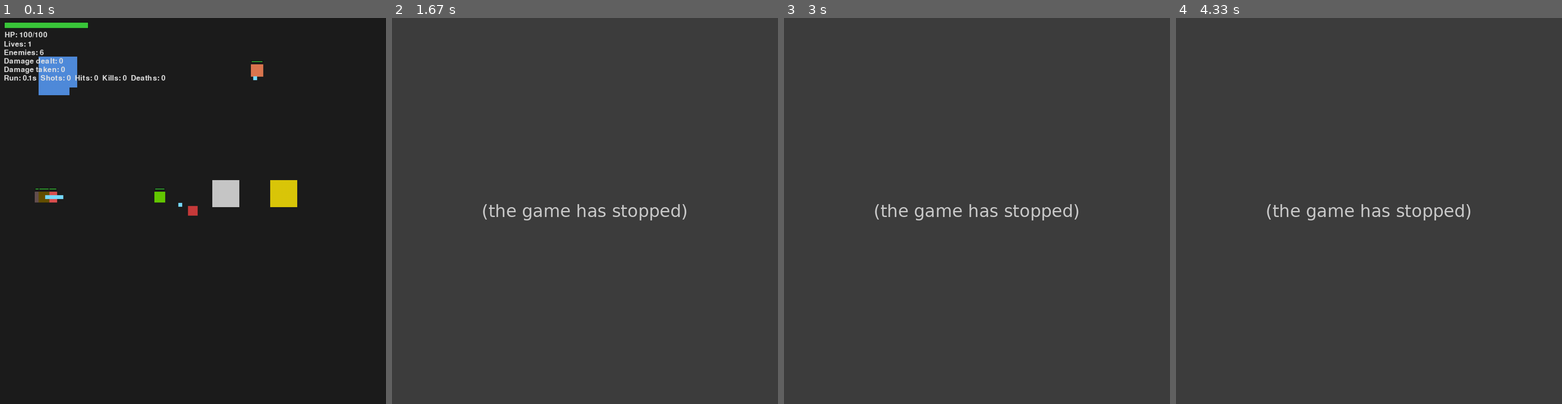
Above: before the commit, frames 1-4 (left to right).
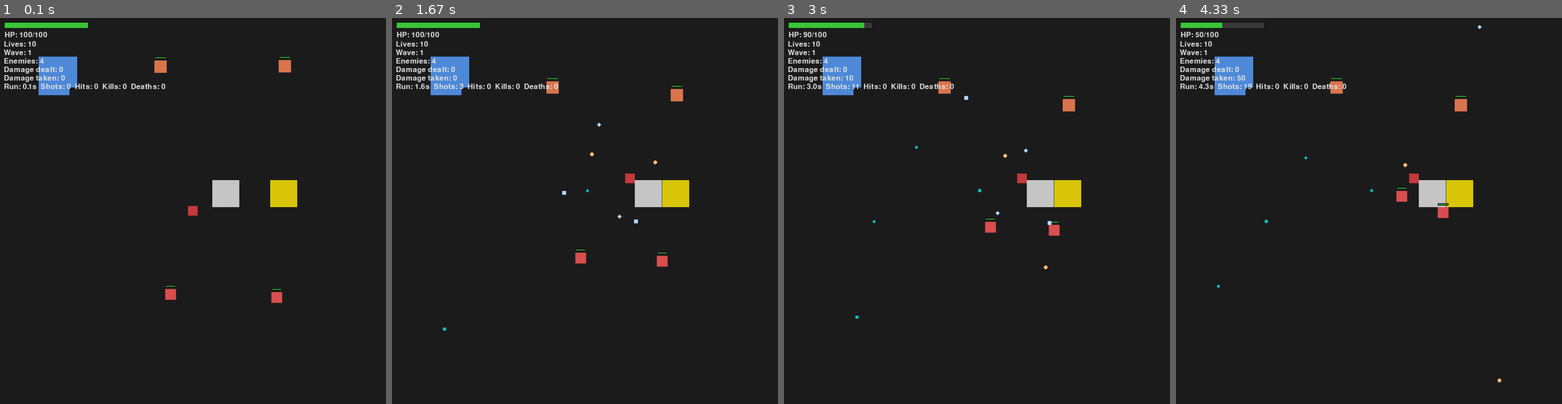
Above: after the commit, the same moments.

Repository: t-b-341/python-project---gpt_cursor-assisted
Game: pygame game, started from game.py
Same seed, same stepped clock (60 frames per second), same inputs: the game is played once before the commit and once after it.
Inputs (mouse positions are in pixels of both pictures, inside the frame that each line leads up to):
- Up to frame 1 (0.1 s): no input
- Up to frame 2 (1.67 s): hold D 0.33-0.8 s; press the mouse at (480, 222) at 0.87 s; move the mouse to (588, 234) at 0.97 s; release the mouse at (700, 249) at 1.1 s; hold W 1.17-1.47 s; move the mouse to (442, 218) at 1.2 s; press the mouse at (480, 222) at 1.53 s; move the mouse to (527, 183) at 1.63 s
- Up to frame 3 (3 s): release the mouse at (965, 145) at 1.77 s; press the mouse at (872, 222) at 1.87 s; move the mouse to (907, 268) at 1.97 s; release the mouse at (946, 311) at 2.1 s; press the mouse at (872, 222) at 2.2 s; move the mouse to (996, 199) at 2.3 s; release the mouse at (1115, 180) at 2.43 s; press the mouse at (872, 222) at 2.53 s; move the mouse to (961, 160) at 2.63 s; release the mouse at (1054, 99) at 2.77 s; press the mouse at (872, 222) at 2.87 s; move the mouse to (996, 257) at 2.97 s
- Up to frame 4 (4.33 s): release the mouse at (1511, 288) at 3.1 s; press the mouse at (1264, 222) at 3.2 s; move the mouse to (1287, 272) at 3.3 s; release the mouse at (1311, 322) at 3.43 s; press the mouse at (1264, 222) at 3.53 s; move the mouse to (1280, 257) at 3.63 s; release the mouse at (1299, 292) at 3.77 s; press the mouse at (1264, 222) at 3.87 s; move the mouse to (1334, 160) at 3.97 s; release the mouse at (1403, 102) at 4.1 s; press the mouse at (1264, 222) at 4.2 s; move the mouse to (1330, 249) at 4.3 s

The runs differ from the first frame. In frame 1, 1.7% of the frame differs, in the area x 1-76%, y 6-74%; in frame 2, 100%, in the area x 0-100%, y 0-100%; in frame 3, 100%; in frame 4, 100%.
Before the commit the program exited at 1.28 s; later frames show no game.

Commit message:
cursor changes

Diff:
--- a/game.py
+++ b/game.py
@@ -1,5 +1,5 @@
 #FEATURES TO ADD
-#--------
+#--------------------------------
 #change player bullet color
 #change enemy bullet colors
 #enemy movement
@@ -8,6 +8,10 @@
 #movement direction overwrites to most recent move direction
 #player path prediction
 #different shapes for shots (circle, squares, etc., like 2hu)
+#------
+
+import math
+import random
 
 import pygame
 from datetime import datetime, timezone
@@ -63,8 +67,13 @@
 player_hp = player_max_hp
 pygame.mouse.set_visible(True)
 
-LIVES_START = 1
+LIVES_START = 10
 lives = LIVES_START
+
+# Track most recent movement keys so latest press wins on conflicts
+last_horizontal_key = None  # pygame.K_a / pygame.K_d
+last_vertical_key = None  # pygame.K_w / pygame.K_s
+last_move_velocity = pygame.Vector2(0, 0)
 
 # ----------------------------
 # World blocks
@@ -86,6 +95,8 @@
 player_shoot_cooldown = 0.12
 player_time_since_shot = 999.0
 player_bullets_color = (10, 200, 200)
+player_bullet_shapes = ["circle", "square", "diamond"]
+player_bullet_shape_index = 0
 
 # ----------------------------
 # Enemy templates + cloning
@@ -99,6 +110,9 @@
         "max_hp": 60,
         "shoot_cooldown": 0.9,
         "projectile_speed": 320,
+        "projectile_color": (180, 220, 255),
+        "projectile_shape": "square",
+        "speed": 90,
     },
     {
         "type": "heavy",
@@ -108,6 +122,9 @@
         "max_hp": 80,
         "shoot_cooldown": 1.2,
         "projectile_speed": 280,
+        "projectile_color": (255, 190, 120),
+        "projectile_shape": "circle",
+        "speed": 70,
     },
     {
         "type": "stinky",
@@ -117,6 +134,9 @@
         "max_hp": 60,
         "shoot_cooldown": 0.9,
         "projectile_speed": 320,
+        "projectile_color": (180, 220, 255),
+        "projectile_shape": "diamond",
+        "speed": 110,
     },
     {
         "type": "baka",
@@ -126,6 +146,9 @@
         "max_hp": 400,
         "shoot_cooldown": 0.1,
         "projectile_speed": 500,
+        "projectile_color": (255, 120, 180),
+        "projectile_shape": "square",
+        "speed": 150,
     },
     {
         "type": "neko neko desu",
@@ -135,6 +158,9 @@
         "max_hp": 20,
         "shoot_cooldown": 0.01,
         "projectile_speed": 500,
+        "projectile_color": (200, 255, 140),
+        "projectile_shape": "circle",
+        "speed": 160,
     },
     {
         "type": "BIG NEKU",
@@ -144,30 +170,20 @@
         "max_hp": 1000,
         "shoot_cooldown": 1,
         "projectile_speed": 700,
+        "projectile_color": (160, 200, 255),
+        "projectile_shape": "diamond",
+        "speed": 60,
     },
 
 ]
 
 
 def clone_enemies_from_templates() -> list[dict]:
-    out: list[dict] = []
-    for t in enemy_templates:
-        out.append(
-            {
-                "type": t["type"],
-                "rect": pygame.Rect(t["rect"].x, t["rect"].y, t["rect"].w, t["rect"].h),
-                "color": t["color"],
-                "hp": t["hp"],
-                "max_hp": t["max_hp"],
-                "shoot_cooldown": t["shoot_cooldown"],
-                "time_since_shot": 999.0,
-                "projectile_speed": t["projectile_speed"],
-            }
-        )
-    return out
-
-
-enemies: list[dict] = clone_enemies_from_templates()
+    # Kept for compatibility but waves use start_wave() instead.
+    return [make_enemy_from_template(t, 1.0, 1.0) for t in enemy_templates]
+
+
+enemies: list[dict] = []
 
 # ----------------------------
 # Enemy projectiles
@@ -176,6 +192,7 @@
 enemy_projectile_size = (10, 10)
 enemy_projectile_damage = 10
 enemy_projectiles_color = (200, 200, 200)
+enemy_projectile_shapes = ["circle", "square", "diamond"]
 
 # ----------------------------
 # Run counters (runs table)
@@ -195,6 +212,14 @@
 
 POS_SAMPLE_INTERVAL = 0.10
 pos_timer = 0.0
+
+# Waves / progression
+wave_number = 1
+wave_respawn_delay = 2.5  # seconds between waves
+time_to_next_wave = 0.0
+wave_active = True
+base_enemies_per_wave = 4
+max_enemies_per_wave = 24
 
 
 # ----------------------------
@@ -259,6 +284,77 @@
     return r.right < 0 or r.left > WIDTH or r.bottom < 0 or r.top > HEIGHT
 
 
+def random_spawn_position(size: tuple[int, int], max_attempts: int = 25) -> pygame.Rect:
+    """Find a spawn position not overlapping player or blocks."""
+    w, h = size
+    for _ in range(max_attempts):
+        x = random.randint(0, WIDTH - w)
+        y = random.randint(0, HEIGHT - h)
+        candidate = pygame.Rect(x, y, w, h)
+        if candidate.colliderect(player):
+            continue
+        if any(candidate.colliderect(b["rect"]) for b in blocks):
+            continue
+        return candidate
+    # fallback: top-left corner inside bounds
+    return pygame.Rect(max(0, WIDTH // 2 - w), max(0, HEIGHT // 2 - h), w, h)
+
+
+def make_enemy_from_template(t: dict, hp_scale: float, speed_scale: float) -> dict:
+    hp = int(t["hp"] * hp_scale)
+    return {
+        "type": t["type"],
+        "rect": pygame.Rect(t["rect"].x, t["rect"].y, t["rect"].w, t["rect"].h),
+        "color": t["color"],
+        "hp": hp,
+        "max_hp": hp,
+        "shoot_cooldown": t["shoot_cooldown"],
+        "time_since_shot": random.uniform(0.0, t["shoot_cooldown"]),
+        "projectile_speed": t["projectile_speed"],
+        "projectile_color": t.get("projectile_color", enemy_projectiles_color),
+        "projectile_shape": t.get("projectile_shape", "circle"),
+        "speed": t.get("speed", 80) * speed_scale,
+    }
+
+
+def log_enemy_spawns(new_enemies: list[dict]):
+    global enemies_spawned
+    for e in new_enemies:
+        enemies_spawned += 1
+        telemetry.log_enemy_spawn(
+            EnemySpawnEvent(
+                t=run_time,
+                enemy_type=e["type"],
+                x=e["rect"].x,
+                y=e["rect"].y,
+                w=e["rect"].w,
+                h=e["rect"].h,
+                hp=e["hp"],
+            )
+        )
+    telemetry.flush(force=True)
+
+
+def start_wave(wave_num: int):
+    """Spawn a new wave with scaling."""
+    global enemies, wave_active
+    enemies = []
+    hp_scale = 1.0 + 0.15 * (wave_num - 1)
+    speed_scale = 1.0 + 0.05 * (wave_num - 1)
+    count = min(base_enemies_per_wave + 2 * (wave_num - 1), max_enemies_per_wave)
+
+    spawned: list[dict] = []
+    for _ in range(count):
+        tmpl = random.choice(enemy_templates)
+        enemy = make_enemy_from_template(tmpl, hp_scale, speed_scale)
+        enemy["rect"] = random_spawn_position((enemy["rect"].w, enemy["rect"].h))
+        spawned.append(enemy)
+
+    enemies.extend(spawned)
+    log_enemy_spawns(spawned)
+    wave_active = True
+
+
 def draw_health_bar(x, y, w, h, hp, max_hp):
     hp = max(0, min(hp, max_hp))
     pygame.draw.rect(screen, (60, 60, 60), (x, y, w, h))
@@ -274,11 +370,26 @@
     screen.blit(surf, rect)
 
 
+def draw_projectile(rect: pygame.Rect, color: tuple[int, int, int], shape: str):
+    if shape == "circle":
+        pygame.draw.circle(screen, color, rect.center, rect.w // 2)
+    elif shape == "diamond":
+        cx, cy = rect.center
+        hw, hh = rect.w // 2, rect.h // 2
+        points = [(cx, cy - hh), (cx + hw, cy), (cx, cy + hh), (cx - hw, cy)]
+        pygame.draw.polygon(screen, color, points)
+    else:
+        pygame.draw.rect(screen, color, rect)
+
+
 def spawn_player_bullet_and_log():
-    global shots_fired
+    global shots_fired, player_bullet_shape_index
 
     mx, my = pygame.mouse.get_pos()
     d = vec_toward(player.centerx, player.centery, mx, my)
+
+    shape = player_bullet_shapes[player_bullet_shape_index % len(player_bullet_shapes)]
+    player_bullet_shape_index = (player_bullet_shape_index + 1) % len(player_bullet_shapes)
 
     r = pygame.Rect(
         player.centerx - player_bullet_size[0] // 2,
@@ -286,7 +397,7 @@
         player_bullet_size[0],
         player_bullet_size[1],
     )
-    player_bullets.append({"rect": r, "vel": d * player_bullet_speed})
+    player_bullets.append({"rect": r, "vel": d * player_bullet_speed, "shape": shape, "color": player_bullets_color})
     shots_fired += 1
 
     telemetry.log_shot(
@@ -315,31 +426,19 @@
             "rect": r,
             "vel": d * enemy["projectile_speed"],
             "enemy_type": enemy["type"],  # attribute damage source
+            "color": enemy.get("projectile_color", enemy_projectiles_color),
+            "shape": enemy.get("projectile_shape", "circle"),
         }
     )
 
 
 def log_enemy_spawns_for_current_wave():
-    global enemies_spawned
-    for e in enemies:
-        enemies_spawned += 1
-        telemetry.log_enemy_spawn(
-            EnemySpawnEvent(
-                t=run_time,
-                enemy_type=e["type"],
-                x=e["rect"].x,
-                y=e["rect"].y,
-                w=e["rect"].w,
-                h=e["rect"].h,
-                hp=e["hp"],
-            )
-        )
-    telemetry.flush(force=True)
+    log_enemy_spawns(enemies)
 
 
 def reset_after_death():
     global player_hp, player_time_since_shot, pos_timer
-    global enemies, player_bullets, enemy_projectiles
+    global enemies, player_bullets, enemy_projectiles, wave_number, time_to_next_wave, wave_active
 
     player_hp = player_max_hp
     player_time_since_shot = 999.0
@@ -352,15 +451,16 @@
     player_bullets.clear()
     enemy_projectiles.clear()
 
-    enemies = clone_enemies_from_templates()
-    log_enemy_spawns_for_current_wave()
+    wave_number = 1
+    time_to_next_wave = 0.0
+    start_wave(wave_number)
 
 
 # ----------------------------
 # Start run + log initial spawns
 # ----------------------------
 run_id = telemetry.start_run(run_started_at, player_max_hp)
-log_enemy_spawns_for_current_wave()
+start_wave(wave_number)
 
 
 # ----------------------------
@@ -381,6 +481,11 @@
                 running = False
 
             if event.type == pygame.KEYDOWN:
+                if event.key in (pygame.K_a, pygame.K_d):
+                    last_horizontal_key = event.key
+                if event.key in (pygame.K_w, pygame.K_s):
+                    last_vertical_key = event.key
+
                 if event.key == pygame.K_ESCAPE:
                     if state == STATE_PLAYING:
                         state = STATE_PAUSED
@@ -416,22 +521,68 @@
                         reset_after_death()
                         state = STATE_PLAYING
 
+            if event.type == pygame.KEYUP:
+                keys_now = pygame.key.get_pressed()
+                if event.key in (pygame.K_a, pygame.K_d):
+                    if last_horizontal_key == event.key:
+                        if keys_now[pygame.K_a] and not keys_now[pygame.K_d]:
+                            last_horizontal_key = pygame.K_a
+                        elif keys_now[pygame.K_d] and not keys_now[pygame.K_a]:
+                            last_horizontal_key = pygame.K_d
+                        else:
+                            last_horizontal_key = None
+                if event.key in (pygame.K_w, pygame.K_s):
+                    if last_vertical_key == event.key:
+                        if keys_now[pygame.K_w] and not keys_now[pygame.K_s]:
+                            last_vertical_key = pygame.K_w
+                        elif keys_now[pygame.K_s] and not keys_now[pygame.K_w]:
+                            last_vertical_key = pygame.K_s
+                        else:
+                            last_vertical_key = None
+
         # --- Simulation ---
         if state == STATE_PLAYING:
             # Movement
+            if not enemies and wave_active:
+                wave_active = False
+                time_to_next_wave = wave_respawn_delay
+
+            if not wave_active:
+                time_to_next_wave = max(0.0, time_to_next_wave - dt)
+                if time_to_next_wave <= 0.0:
+                    wave_number += 1
+                    start_wave(wave_number)
+
             keys = pygame.key.get_pressed()
             dx = dy = 0
-            if keys[pygame.K_a]:
-                dx -= 1
-            if keys[pygame.K_d]:
-                dx += 1
-            if keys[pygame.K_w]:
-                dy -= 1
-            if keys[pygame.K_s]:
-                dy += 1
-
-            move_x = int(dx * player_speed * dt)
-            move_y = int(dy * player_speed * dt)
+            left = keys[pygame.K_a]
+            right = keys[pygame.K_d]
+            up = keys[pygame.K_w]
+            down = keys[pygame.K_s]
+
+            if left and right:
+                dx = -1 if last_horizontal_key == pygame.K_a else 1
+            elif left:
+                dx = -1
+            elif right:
+                dx = 1
+
+            if up and down:
+                dy = -1 if last_vertical_key == pygame.K_w else 1
+            elif up:
+                dy = -1
+            elif down:
+                dy = 1
+
+            move_dir = pygame.Vector2(dx, dy)
+            if move_dir.length_squared() > 0:
+                move_dir = move_dir.normalize()
+                last_move_velocity = move_dir * player_speed
+            else:
+                last_move_velocity = pygame.Vector2(0, 0)
+
+            move_x = int(last_move_velocity.x * dt)
+            move_y = int(last_move_velocity.y * dt)
 
             # Shooting
             if pygame.mouse.get_pressed(3)[0] and player_time_since_shot >= player_shoot_cooldown:
@@ -439,6 +590,28 @@
                 player_time_since_shot = 0.0
 
             move_player_with_push(player, move_x, move_y, blocks)
+
+            block_rects = [b["rect"] for b in blocks]
+            for e in enemies:
+                dir_vec = vec_toward(e["rect"].centerx, e["rect"].centery, player.centerx, player.centery)
+                move_vec = dir_vec * e["speed"] * dt
+                dx_e = int(move_vec.x)
+                dy_e = int(move_vec.y)
+                if dx_e or dy_e:
+                    moved = False
+                    if can_move_rect(e["rect"], dx_e, dy_e, block_rects):
+                        e["rect"].x += dx_e
+                        e["rect"].y += dy_e
+                        moved = True
+                    else:
+                        if dx_e and can_move_rect(e["rect"], dx_e, 0, block_rects):
+                            e["rect"].x += dx_e
+                            moved = True
+                        if dy_e and can_move_rect(e["rect"], 0, dy_e, block_rects):
+                            e["rect"].y += dy_e
+                            moved = True
+                    if moved:
+                        clamp_rect_to_screen(e["rect"])
 
             # Position sampling
             pos_timer += dt
@@ -588,25 +761,44 @@
 
         pygame.draw.rect(screen, (200, 60, 60), player)
 
+        if last_move_velocity.length_squared() > 0:
+            path_overlay = pygame.Surface((WIDTH, HEIGHT), pygame.SRCALPHA)
+            future_times = [0.2, 0.4, 0.6, 0.8, 1.0]
+            for idx, t_pred in enumerate(future_times):
+                future_pos = pygame.Vector2(player.center) + last_move_velocity * t_pred
+                alpha = max(40, 170 - idx * 25)
+                pygame.draw.circle(
+                    path_overlay,
+                    (120, 255, 120, alpha),
+                    (int(future_pos.x), int(future_pos.y)),
+                    6,
+                )
+            screen.blit(path_overlay, (0, 0))
+
         for b in player_bullets:
-            pygame.draw.rect(screen, (240, 240, 80), b["rect"])
+            draw_projectile(b["rect"], b.get("color", player_bullets_color), b.get("shape", "square"))
         for p in enemy_projectiles:
-            pygame.draw.rect(screen, (120, 220, 255), p["rect"])
+            draw_projectile(p["rect"], p.get("color", enemy_projectiles_color), p.get("shape", "circle"))
 
         # HUD
         draw_health_bar(10, 10, 220, 18, player_hp, player_max_hp)
         screen.blit(font.render(f"HP: {player_hp}/{player_max_hp}", True, (230, 230, 230)), (12, 34))
         screen.blit(font.render(f"Lives: {lives}", True, (230, 230, 230)), (10, 58))
-        screen.blit(font.render(f"Enemies: {len(enemies)}", True, (230, 230, 230)), (10, 80))
-        screen.blit(font.render(f"Damage dealt: {damage_dealt}", True, (230, 230, 230)), (10, 102))
-        screen.blit(font.render(f"Damage taken: {damage_taken}", True, (230, 230, 230)), (10, 124))
+        screen.blit(font.render(f"Wave: {wave_number}", True, (230, 230, 230)), (10, 80))
+        if wave_active:
+            wave_text = f"Enemies: {len(enemies)}"
+        else:
+            wave_text = f"Next wave in: {time_to_next_wave:.1f}s"
+        screen.blit(font.render(wave_text, True, (230, 230, 230)), (10, 102))
+        screen.blit(font.render(f"Damage dealt: {damage_dealt}", True, (230, 230, 230)), (10, 124))
+        screen.blit(font.render(f"Damage taken: {damage_taken}", True, (230, 230, 230)), (10, 146))
         screen.blit(
             font.render(
                 f"Run: {run_time:.1f}s  Shots: {shots_fired}  Hits: {hits}  Kills: {enemies_killed}  Deaths: {deaths}",
                 True,
                 (230, 230, 230),
             ),
-            (10, 146),
+            (10, 168),
         )
 
         # Pause overlay
Binary file changed: game_telemetry.db
